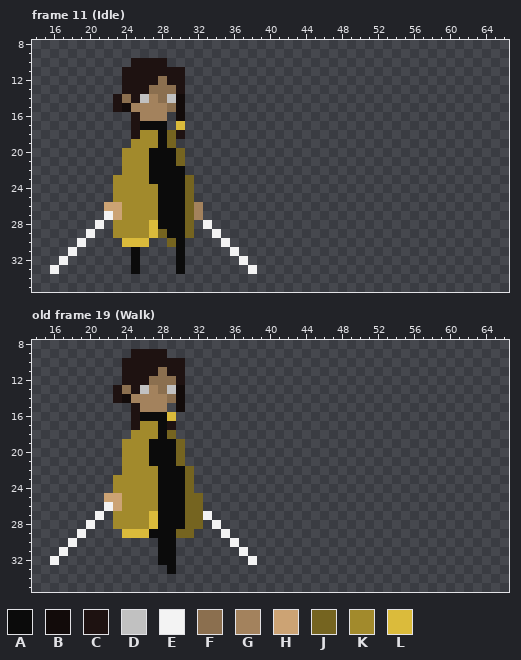
Pixel-art file, stored at tfg/Assets/Characters/The SwordMaster/Sword Master Sprite Sheet.aseprite. Above, as it was before the edit.
90x37 pixels, 154 frames. Colours within 5 levels of each other are drawn and written as one. Shown: frame 11 (Idle): x 14..66, y 8..35; old frame 19 (Walk): x 14..66, y 8..35. The commit also changed other frames, which this record leaves out.
Visible layers, top first: "Layer 2", "VFX #2", "Front Sword", "Head", "Front Cloak", "Body", "Back Cloak", "Back Sword", "VFX".
Palette (. is transparent): A #0b0b0b  B #120b0a  C #1e1211  D #c1c1c1  E #f3f3f3  F #8b6f4f  G #a3825d  H #cca374  J #756420  K #a28a2c  L #dbbb3b
Pixels before, frame 11 (Idle), first column x 16:
10 .........CCCC..........
11 ........CCCCCCC........
12 ........CCCCFCC........
13 ........CCCFFFC........
14 .......CFCDGFDB........
15 .......CBGGGGFB........
16 .........CGGG.B........
17 .........CAAA.L........
18 .........CKKAJC........
19 .........KKKAJ.........
20 ........KKKAAAJ........
21 ........KKKAAAJ........
22 ........KKKAAAA........
23 .......KKKKAAAAJ.......
24 .......KKKKKAAAJ.......
25 .......KKKKKAAAJ.......
26 ......HHKKKKAAAJG......
27 ......EHKKKKAAAJG......
28 .....E.KKKKLAAAJ.E.....
29 ....E..KKKKLJAAJ..E....
30 ...E....LLL..JA....E...
31 ..E......A....A.....E..
32 .E.......A....A......E.
33 E........A....A.......E
Pixels before, old frame 19 (Walk), first column x 16:
 9 .........CCCC..........
10 ........CCCCCCC........
11 ........CCCCFCC........
12 ........CCCFFFC........
13 .......CFCDGFDB........
14 .......CBGGGGFB........
15 .........CGGG.B........
16 .........CAAAL.........
17 .........CKKAC.........
18 .........KKKAJ.........
19 ........KKKAAAJ........
20 ........KKKAAAJ........
21 ........KKKAAAJ........
22 ........KKKKAAAJ.......
23 .......KKKKKAAAJ.......
24 .......KKKKKAAAJ.......
25 ......HHKKKKAAAJJ......
26 ......EHKKKKAAAJJ......
27 .....E.KKKKLAAAJJE.....
28 ....E..KKKKLAAAJJ.E....
29 ...E....LLLAAAJJ...E...
30 ..E.........AA......E..
31 .E..........AA.......E.
32 E...........AA........E
33 .............A.........
Once edited:
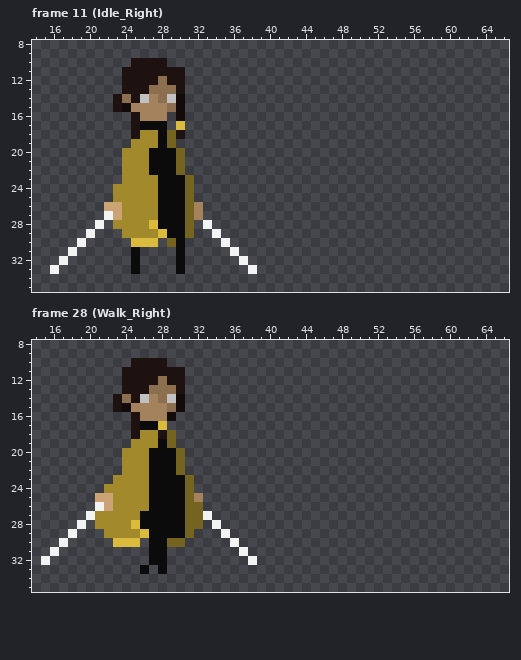
Diff:
frames 154 -> 298
Changed rows in their new state; - is an unchanged pixel.
Frame 11 (Idle_Right), layers "Front Cloak", "Body":
first column x 23:
22 -------J
23 .---K---
first column x 23:
29 .---KL
30 -.--L-
Frame 28 (Walk_Right) against old frame 19 (Walk):
first column x 15:
 9 ----------....----
10 ---------.----..--
11 -------------C----
12 ------------C-C---
13 --------.C-CF-FC--
14 ---------FCD-FD---
15 --------CBG---F---
16 -----------GGGB---
17 -----------AAL.---
18 ----------C--C----
19 ---------.--K-J.--
22 ------------A--J.-
23 ------------A-----
24 -------K----A-----
25 ------H-K---A----G
26 ------EHK---A-----
27 -----EKK---AA-----
28 ----E.KK--LAA-----
29 ---E.--KKKK----A--
30 --E.----LLL-A-JJ--
31 -E.---------A-.---
32 E.----------A-.---
33 -----------A-A.---
